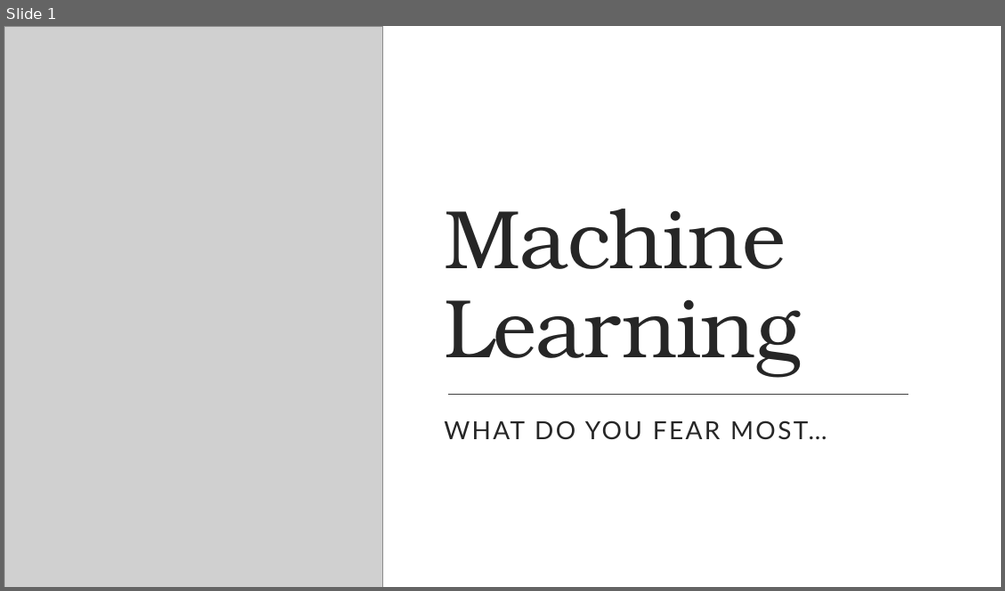
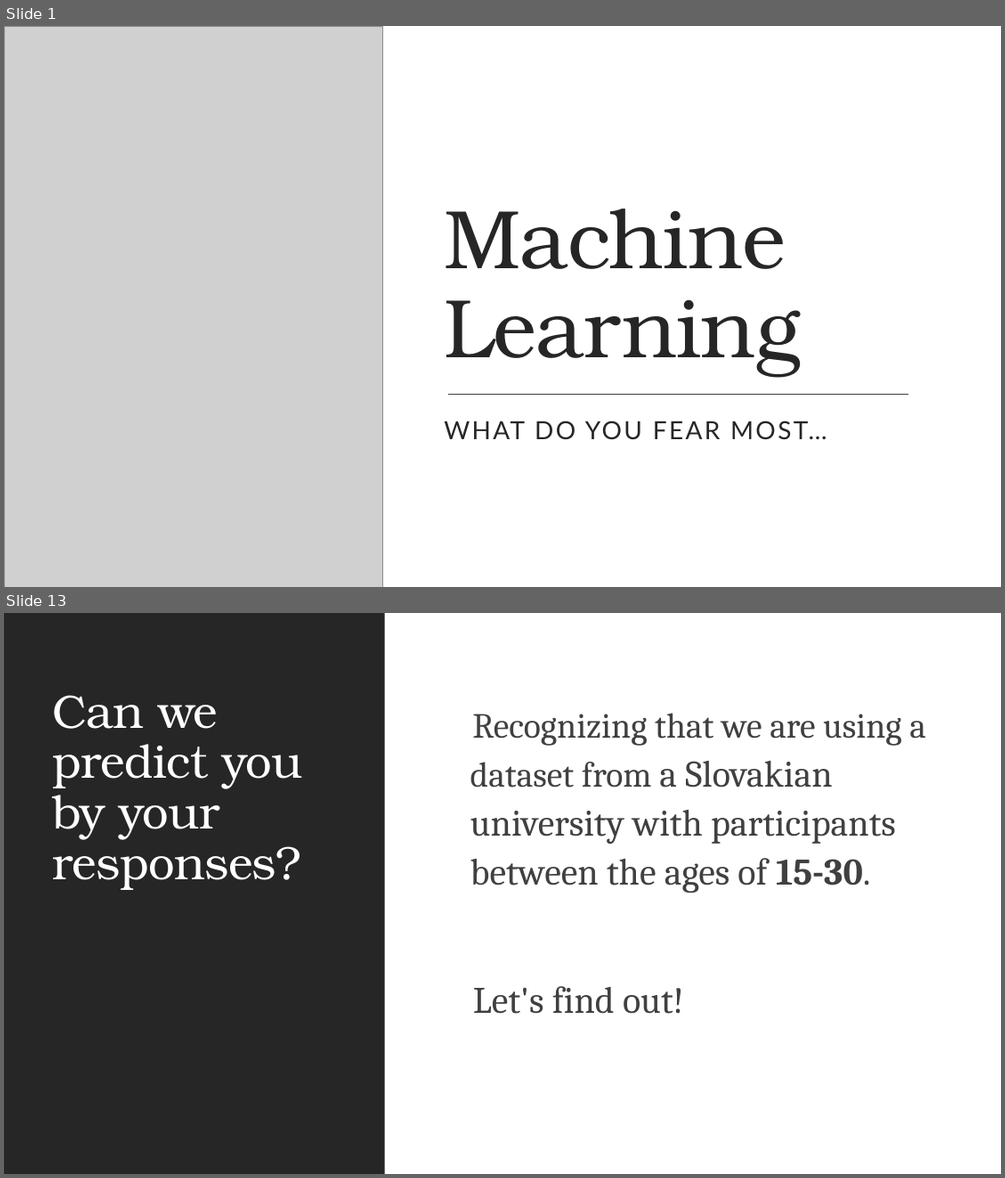
Before and after one commit to BDomogalla/machine-learning-project, a slide deck: machine_learning_pp.pptx. Shown one above the other, each under a label of ours: slide 1 before the commit, slides 1 and 13 after it; the slides between them are not shown. The pictures are 1005x591 and 1005x1178 pixels, drawn with LibreOffice and Linux fonts; fonts in the diff are those of the drawing; grey boxes stand for pictures. Boxes give left, top, right and bottom in pixels: in the first picture for what was removed or moved away, otherwise in the second. Text is boxed around its words. In the diff, an @@ line names an element or a change of style, - is before the commit and + after.

```diff
--- a/machine_learning_pp.pptx
+++ b/machine_learning_pp.pptx
@@ slide 13 added at box(4, 613, 1001, 1174), background #FFFFFF @@
@@ rectangle added at box(4, 613, 385, 1174), fill #262626 @@
@@ title added at box(53, 695, 303, 890), 45 pt, text #FFFFFF @@
+Can we predict you by your responses?
@@ text added at box(470, 713, 926, 1013), 36 pt, text #404040 @@
+  Recognizing that we are using a dataset from a Slovakian university with participants between the ages of 15-30.
+  Let's find out!
```
Also in this commit, not shown: 1 slide changed, 10 other slides added, 1 slide removed, 6 other files.
